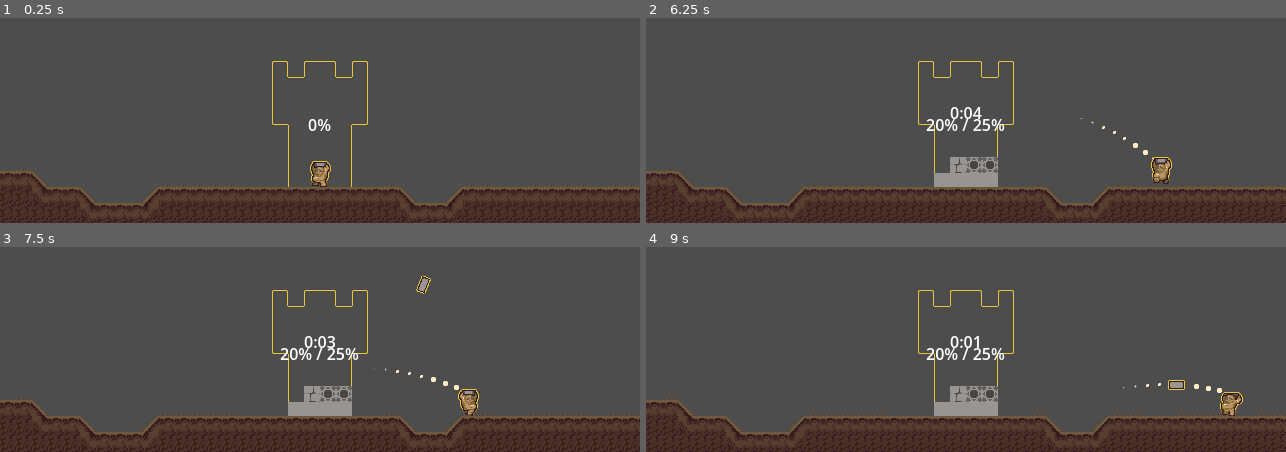
Above: before the commit, frames 1-4 (two rows, left to right).
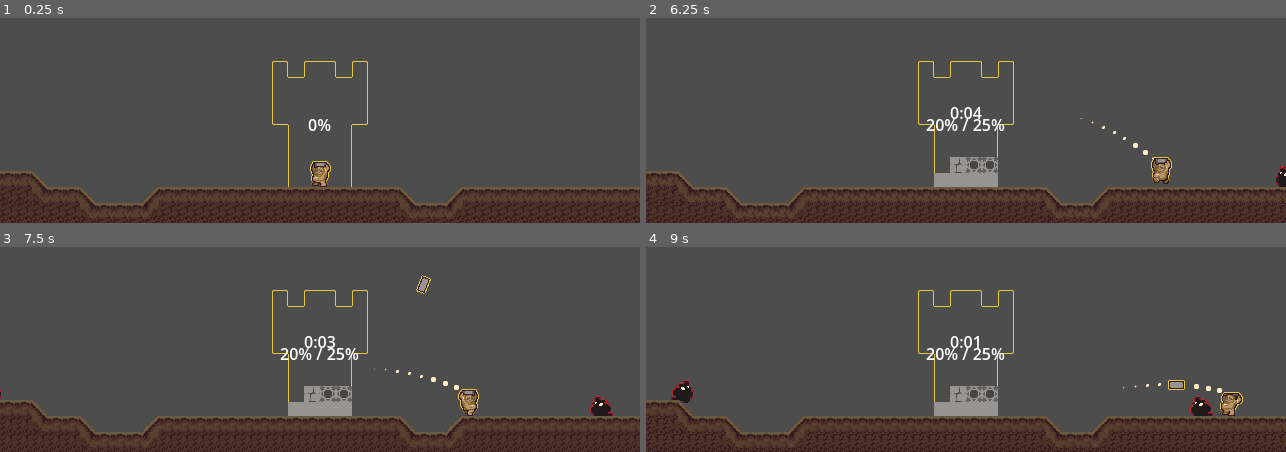
Above: after the commit, the same moments.

Repository: Platinumaniac/brickbat
Game: Godot game, scene res://src/core/game/Game.tscn
Two runs of this game, one before a commit and one after it. Both use one fixed random seed, a clock stepped at 60 frames per second and the inputs below. The engine's default icon, where the game draws it, is replaced by a stand-in: a white triangle on a blue panel in a dark square. Sound files missing from this copy of the repository are replaced by a short silence.
Inputs (mouse positions are in pixels of both pictures, inside the frame that each line leads up to):
- Up to frame 1 (0.25 s): no input
- Up to frame 2 (6.25 s): tap Enter at 0.5 s; move the mouse to (1106, 24) at 0.52 s; hold D (move_right) 0.53-2.03 s; tap Q (q) at 0.6, 1.35, 2.3, 2.85, 3.6, 4.55, 5.1, 5.85 s; move the mouse to (838, 61) at 1.27 s; move the mouse to (outside the picture) at 2.02 s; press the mouse at (outside the picture) at 2.03 s; hold A (move_left) 2.03-2.78 s; move the mouse to (934, 114) at 2.77 s; release the mouse at (934, 114) at 2.78 s; hold D (move_right) 2.78-4.28 s; move the mouse to (1158, 97) at 3.52 s; move the mouse to (outside the picture) at 4.27 s; hold A (move_left) 4.28-5.03 s; click (outside the picture) at 4.35 s; move the mouse to (998, 42) at 5.02 s; hold D (move_right) 5.03-5.78 s; move the mouse to (outside the picture) at 5.77 s; hold A (move_left) from 5.78 s (still down)
- Up to frame 3 (7.5 s): move the mouse to (460, 253) at 6.52 s; press the mouse at (460, 253) at 6.53 s; tap Q (q) at 6.8, 7.35 s; move the mouse to (192, 290) at 7.27 s; release A (move_left) at 7.28 s; release the mouse at (192, 290) at 7.28 s; hold D (move_right) from 7.28 s (still down)
- Up to frame 4 (9 s): keep holding D (move_right); move the mouse to (outside the picture) at 8.02 s; tap Q (q) at 8.1 s; move the mouse to (934, 343) at 8.77 s; click (934, 343) at 8.85 s

The runs differ from the first frame. In frame 1, 0.2% of the frame differs, in the area x 2-100%, y 73-83%; in frame 2, 0.3%; in frame 3, 0.4%; in frame 4, 0.7%, in the area x 2-100%, y 64-83%.

Commit message:
terrain generator now adds enemy spawners resolves: #17

Diff:
--- a/src/core/systems/navigation.gd
+++ b/src/core/systems/navigation.gd
@@ -9,10 +9,7 @@
 func _ready() -> void:
 
 	_nav_grid.cell_size = Vector2i(16, 16)
-	_nav_grid.region = Rect2i(-20, -12, 40, 24)
-	_nav_grid.diagonal_mode = AStarGrid2D.DIAGONAL_MODE_NEVER
-	_nav_grid.default_compute_heuristic = AStarGrid2D.HEURISTIC_MANHATTAN
-	_nav_grid.default_estimate_heuristic = AStarGrid2D.HEURISTIC_MANHATTAN
+	_nav_grid.region = Rect2i(-50, -50, 100, 100)
 	_nav_grid.update()
 
 	SignalBus.stage_initiated.connect(_on_stage_initiated)
--- a/src/gameplay/stage/Stage.tscn
+++ b/src/gameplay/stage/Stage.tscn
@@ -839,7 +839,6 @@
 
 [node name="Stage" type="TileMapLayer" unique_id=1070861418 node_paths=PackedStringArray("spawn_marker")]
 z_index = 6
-tile_map_data = PackedByteArray(0, 0, 19, 0, 8, 0, 1, 0, 0, 0, 0, 0, 1, 0)
 tile_set = SubResource("TileSet_km6bk")
 script = ExtResource("1_osl5s")
 spawn_marker = NodePath("Marker2D")
--- a/src/gameplay/stage/terrain_generator.gd
+++ b/src/gameplay/stage/terrain_generator.gd
@@ -12,6 +12,9 @@
 const MAX_DROP := 2
 const GRASS_CHANCE := 0.75
 const FOLLIAGE_GRASS := Vector2i(1, 0)
+
+const SPAWNER_ATLAS_ID: int = 1
+const GROUND_ENEMY_SPAWNER_ID: int = 1
 
 #probability for different tiles
 const CHANGE_CHANCE := 0.3
@@ -82,16 +85,21 @@
 		var lx: int = low_x - s
 		if lx >= 0 and lx < WIDTH and heights[lx] == heights[low_x]:
 			layer.set_cell(Vector2i(origin.x + lx, row - 1), SOURCE, Vector2i(21 - 2 * s, 0))
-	for x in WIDTH:
-		if absi(x - CENTER) <= FLAT_RADIUS:
-			continue #keep the spawn/building area clean and flat
-		var top_cell := Vector2i(origin.x + x, origin.y - heights[x])
-		if layer.get_cell_atlas_coords(top_cell) != GRASS:
-			continue
-		if layer.get_cell_source_id(top_cell + Vector2i.UP) != -1:
-			continue
-		if rng.randf() < GRASS_CHANCE:
-			layer.set_cell(top_cell + Vector2i.UP, SOURCE, Vector2i(1, 0))
+
+	#TODO: add grass to a foreground layer
+	#for x in WIDTH:
+	#	if absi(x - CENTER) <= FLAT_RADIUS:
+	#		continue #keep the spawn/building area clean and flat
+	#	var top_cell := Vector2i(origin.x + x, origin.y - heights[x])
+	#	if layer.get_cell_atlas_coords(top_cell) != GRASS:
+	#		continue
+	#	if layer.get_cell_source_id(top_cell + Vector2i.UP) != -1:
+	#		continue
+	#	if rng.randf() < GRASS_CHANCE:
+	#		layer.set_cell(top_cell + Vector2i.UP, SOURCE, Vector2i(1, 0))
+
+	_generate_enemy_spawners(heights)
+
 func _build_heights(rng: RandomNumberGenerator) -> Array[int]:
 	var heights: Array[int] = []
 	heights.resize(WIDTH)
@@ -109,3 +117,8 @@
 			x += dir
 	_fill_narrow_valleys(heights)
 	return heights
+
+func _generate_enemy_spawners(heights: Array[int]) -> void:
+	var layer_origin = target_layer.local_to_map(ORIGIN)
+	target_layer.set_cell(Vector2i(layer_origin.x, layer_origin.y - heights[0]), SPAWNER_ATLAS_ID, Vector2i.ZERO, GROUND_ENEMY_SPAWNER_ID)
+	target_layer.set_cell(Vector2i(layer_origin.x + WIDTH,layer_origin.y - heights[-1]), SPAWNER_ATLAS_ID, Vector2i.ZERO, GROUND_ENEMY_SPAWNER_ID)
